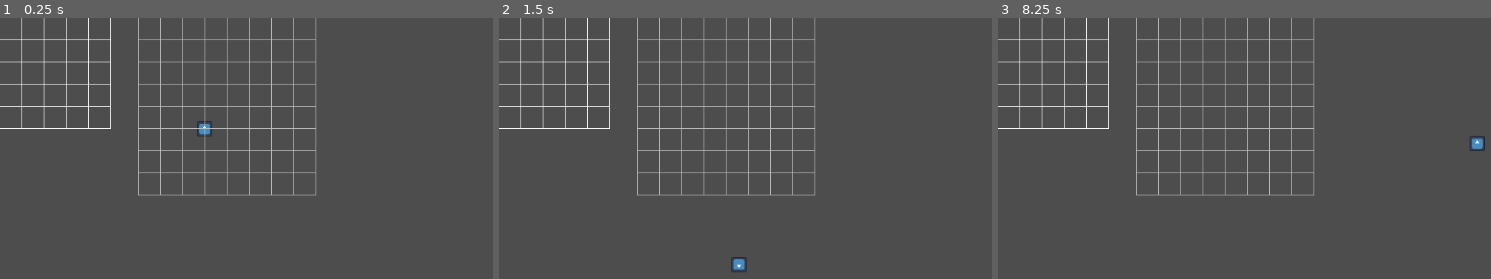
Above: before the commit, frames 1-3 (left to right).
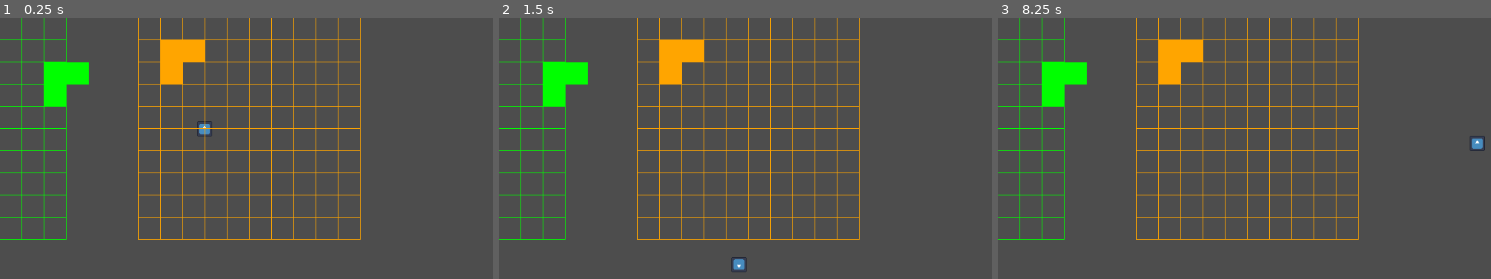
Above: after the commit, the same moments.

Repository: Jibs23/suitcase
Game: Godot game, scene res://scenes/game.tscn
Two runs of this game, one before a commit and one after it. Both use one fixed random seed, a clock stepped at 60 frames per second and the inputs below. The engine's default icon, where the game draws it, is replaced by a stand-in: a white triangle on a blue panel in a dark square.
Inputs (mouse positions are in pixels of both pictures, inside the frame that each line leads up to):
- Up to frame 1 (0.25 s): no input
- Up to frame 2 (1.5 s): tap Enter at 0.5 s; move the mouse to (706, 127) at 0.52 s; hold Mouse wheel up (item_rotate_ccw) 0.53-1.28 s; click (706, 127) at 0.67 s; tap Space (item_select) at 1.25 s; move the mouse to (740, 265) at 1.27 s; tap Mouse wheel down (item_rotate_cw) at 1.35 s; click (740, 265) at 1.42 s
- Up to frame 3 (8.25 s): tap Enter at 2, 3.5 s; move the mouse to (1476, 143) at 2.02 s; hold Space (item_select) 2.03-2.78 s; click (1476, 143) at 2.17 s; move the mouse to (outside the picture) at 2.77 s; tap Mouse wheel up (item_rotate_ccw) at 2.85, 7.35 s; click (outside the picture) at 2.92 s; move the mouse to (outside the picture) at 3.52 s; hold Mouse wheel down (item_rotate_cw) 3.53-4.28 s; click (outside the picture) at 3.67 s; tap Space (item_select) at 4.25, 4.35 s; move the mouse to (1155, 174) at 4.27 s; click (1155, 174) at 4.42 s; move the mouse to (1436, 242) at 5.02 s; hold Mouse wheel up (item_rotate_ccw) 5.03-5.78 s; click (1436, 242) at 5.17 s; move the mouse to (1279, 130) at 5.77 s; tap Mouse wheel down (item_rotate_cw) at 5.85 s; click (1279, 130) at 5.92 s; move the mouse to (outside the picture) at 6.52 s; hold Space (item_select) 6.53-7.28 s; click (outside the picture) at 6.67 s; move the mouse to (1239, 265) at 7.27 s; click (1239, 265) at 7.42 s; move the mouse to (1476, 143) at 8.02 s; hold Mouse wheel down (item_rotate_cw) from 8.03 s (still down); click (1476, 143) at 8.17 s

The runs differ from the first frame. In frame 1, 7.9% of the frame differs, in the area x 0-74%, y 0-86%; in frame 2, 7.9%; in frame 3, 7.9%.
Error in both runs: Invalid call. Nonexistent function 'rotate_item' in base 'Nil'. (res://scripts/input_manager.gd:12)

Commit message:
create grid

Diff:
--- a/project.godot
+++ b/project.godot
@@ -19,7 +19,6 @@
 
 InputM="*res://scripts/input_manager.gd"
 Logic="*res://scripts/logicManager.gd"
-GlobalGameState="*res://autoload/GlobalGameState.gd"
 InputManager="*res://scripts/input_manager.gd"
 
 [global_group]
--- a/scripts/board.gd
+++ b/scripts/board.gd
@@ -1,28 +1,29 @@
 extends Node2D
 
-# Inventory grid
-@export var inv_cell_size: int = 32
-@export var inv_width: int = 5
-@export var inv_height: int = 5
-@export var inv_offset: Vector2 = Vector2(0, 0)
+var inventory_grid: Grid
+var dropin_grid: Grid
 
-# Drop-in grid
-@export var drop_cell_size: int = 32
-@export var drop_width: int = 8
-@export var drop_height: int = 8
-@export var drop_offset: Vector2 = Vector2(200, 0)
+var GRID_CELL_SIZE := 32
+
+func _ready() -> void:
+	# Setup grids
+	inventory_grid = Grid.new()
+	inventory_grid.width = 3
+	inventory_grid.height = 10
+	inventory_grid.cell_size = GRID_CELL_SIZE
+	inventory_grid.offset = Vector2(0, 0)
+
+	dropin_grid = Grid.new()
+	dropin_grid.width = 10
+	dropin_grid.height = 10
+	dropin_grid.cell_size = GRID_CELL_SIZE
+	dropin_grid.offset = Vector2(200, 0)
+
+	# Example items
+	var shape = PackedVector2Array([Vector2(0,0), Vector2(1,0), Vector2(0,1)]) # L-shape
+	dropin_grid.add_item(Vector2(1, 1), shape)
+	inventory_grid.add_item(Vector2(2, 2), shape)
 
 func _draw() -> void:
-    _draw_grid(inv_offset, inv_width, inv_height, inv_cell_size, Color.WHITE)
-    _draw_grid(drop_offset, drop_width, drop_height, drop_cell_size, Color.GRAY)
-
-func _draw_grid(offset: Vector2, width: int, height: int, cell_size: int, color: Color) -> void:
-    # Vertical lines
-    for x in range(width + 1):
-        var x_pos = offset.x + x * cell_size
-        draw_line(Vector2(x_pos, offset.y), Vector2(x_pos, offset.y + height * cell_size), color)
-
-    # Horizontal lines
-    for y in range(height + 1):
-        var y_pos = offset.y + y * cell_size
-        draw_line(Vector2(offset.x, y_pos), Vector2(offset.x + width * cell_size, y_pos), color)
+	inventory_grid.draw(self, Color.GREEN)
+	dropin_grid.draw(self, Color.ORANGE)
--- /dev/null
+++ b/scripts/grid.gd
@@ -0,0 +1,37 @@
+extends Resource
+
+class_name Grid
+
+@export var width: int
+@export var height: int
+@export var cell_size: int
+@export var offset: Vector2
+
+var items: Dictionary = {}
+
+func add_item(pos: Vector2, shape: PackedVector2Array) -> void:
+	items[pos] = shape
+
+func remove_item(pos: Vector2) -> void:
+	items.erase(pos)
+
+func draw(drawer: CanvasItem, color: Color) -> void:
+	# Draw grid lines
+	for x in range(width + 1):
+		var x_pos = offset.x + x * cell_size
+		drawer.draw_line(Vector2(x_pos, offset.y),
+						 Vector2(x_pos, offset.y + height * cell_size),
+						 color)
+	for y in range(height + 1):
+		var y_pos = offset.y + y * cell_size
+		drawer.draw_line(Vector2(offset.x, y_pos),
+						 Vector2(offset.x + width * cell_size, y_pos),
+						 color)
+
+	# Draw items
+	for pos in items.keys():
+		var shape: PackedVector2Array = items[pos]
+		for cell in shape:
+			var cell_pos = pos + cell
+			var top_left = offset + cell_pos * cell_size
+			drawer.draw_rect(Rect2(top_left, Vector2(cell_size, cell_size)), color, true)
Not shown, added: scripts/grid.gd.uid
